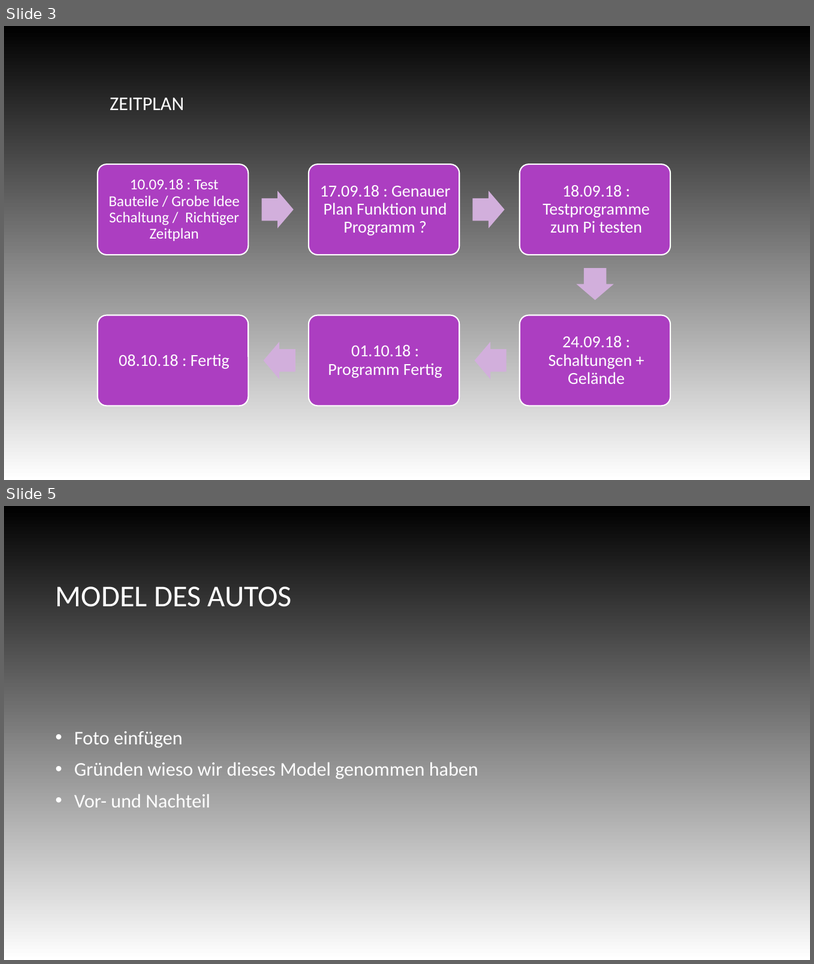
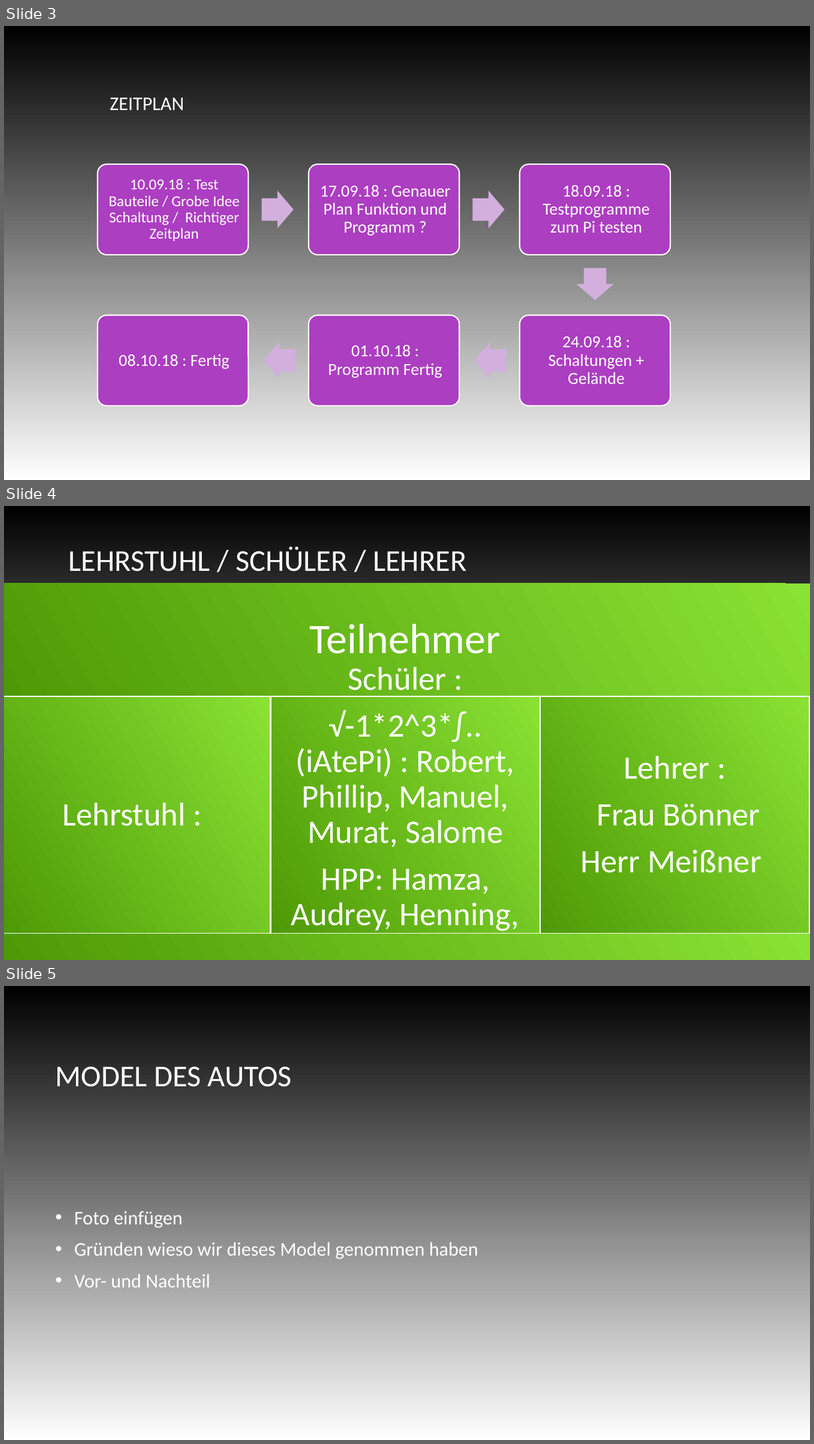
Before and after one commit to I8pieunihaspel/Uniprojekt, a slide deck: Präsentation/Uni-Projekt.odp. Shown one above the other, each under a label of ours: slides 3 and 5 before the commit, slides 3, 4 and 5 after it; the slides between them are not shown. The pictures are 814x964 and 814x1444 pixels, drawn with LibreOffice and Linux fonts; fonts in the diff are those of the drawing; background and template pictures are left out. Boxes give left, top, right and bottom in pixels: in the first picture for what was removed or moved away, otherwise in the second. Text is boxed around its words. In the diff, an @@ line names an element or a change of style, - is before the commit and + after.

Commit message:
Bessere Version (08.10.2018)
Murat

```diff
--- a/Präsentation/Uni-Projekt.odp
+++ b/Präsentation/Uni-Projekt.odp
@@ slide 4 added at <box>4,506,810,960</box>, background picture (left out) @@
@@ title added at <box>69,546,467,571</box>, 36 pt, text #FFFFFF @@
+LEHRSTUHL / SCHÜLER / LEHRER
@@ group added at <box>4,583,810,960</box>: 5 rectangles @@
+Teilnehmer
+Lehrstuhl :
+Schüler :
+√-1*2^3*∫..(iAtePi) : Robert, Phillip, Manuel, Murat, Salome
+HPP: Hamza, Audrey, Henning, Aaron, Felix, Alim
+Lehrer :
+Frau Bönner
+Herr Meißner
```
Also in this commit, not shown: 3 slides changed, 1 other slide added, 5 slides removed.
